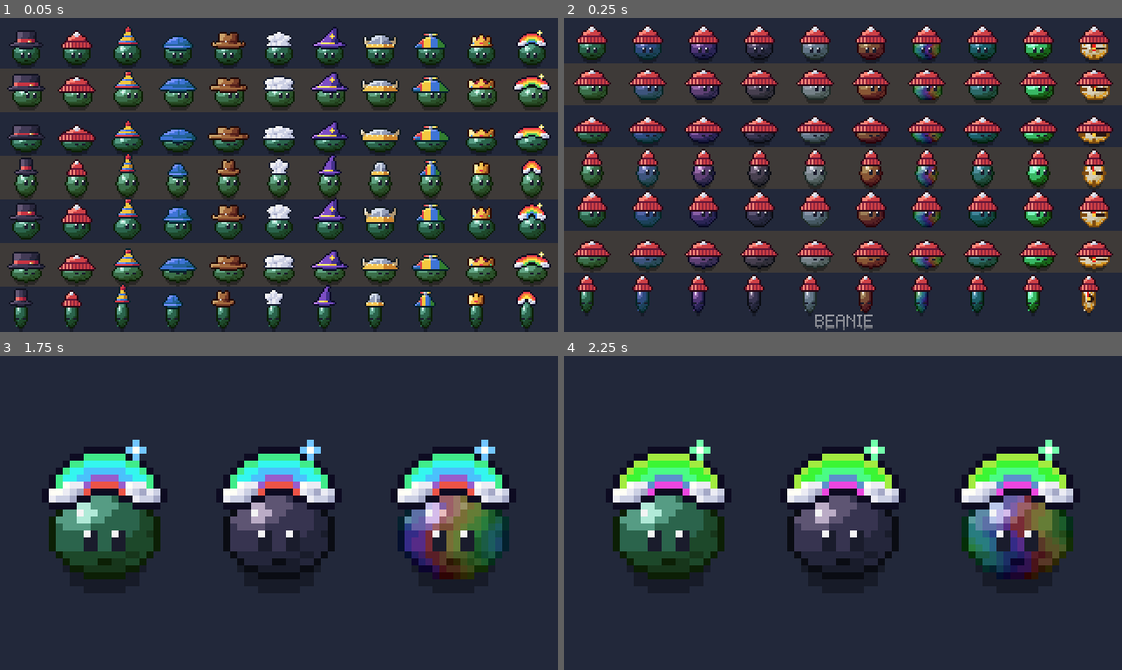
Above: before the commit, frames 1-4 (two rows, left to right).
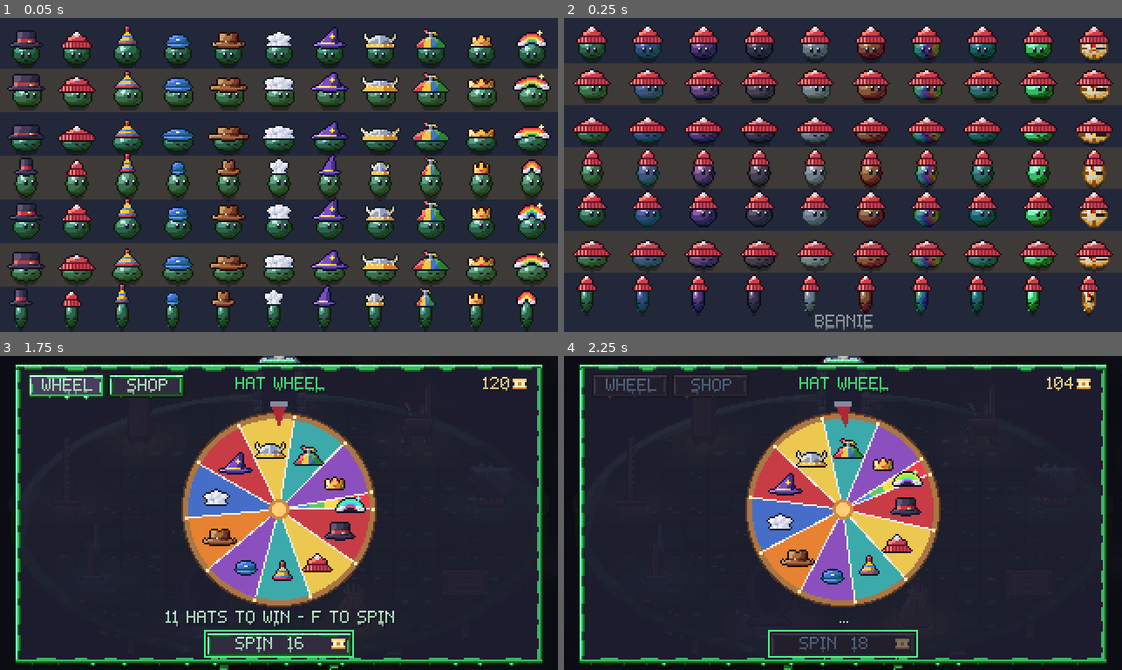
Above: after the commit, the same moments.

Repository: AveryBlue-GD/slime-time
Game: Godot game, scene res://tests/demo_hat_audit.tscn
Two runs of this game, one before a commit and one after it. Both use one fixed random seed, a clock stepped at 60 frames per second and the inputs below. This scene is started directly instead of the project's main scene.
Inputs (mouse positions are in pixels of both pictures, inside the frame that each line leads up to):
- Up to frame 1 (0.05 s): no input
- Up to frame 2 (0.25 s): no input
- Up to frame 3 (1.75 s): tap Enter (ui_accept) at 0.5 s; move the mouse to (401, 497) at 0.52 s; hold D (move_right) 0.53-1.25 s; tap F (interact) at 0.6 s; click (401, 497) at 0.67 s; tap Space (jump) at 0.77, 1.07 s; drag from (167, 528) to (251, 575) at 1.27 s
- Up to frame 4 (2.25 s): move the mouse to (898, 443) at 2.02 s; hold D (move_right) from 2.03 s (still down); tap 0 at 2.1 s

The runs differ from the first frame. In frame 1, 2.6% of the frame differs, in the area x 10-88%, y 2-93%; in frame 2, 0.7%; in frame 3, 47%, in the area x 0-100%, y 0-100%; in frame 4, 45%.

Commit message:
Hats live release check: horns, propeller, cap, flowing wheel hat, try-on slimes
Viking horns are crescents at every width (no brackets at WIDE, small ones when squeezed),
centered 2 px crest/stems/tips, propeller cap wedge panels and a mid-turn propeller, a shallower
baseball cap with a visor and badge, three-pronged squeezed crown; stretched heads no longer get
hats that bob in the diagonal glides (eye lifts 113 -> 64 hat-frames, max 2 px). The wheel draws
the rainbow hat flowing (Hats.flow_texture); try-on slimes show a won hat and the TAILOR's hat.
Audit pages squeezed + ui_*, before/after shots, docs/hats-audit.md live release check.

Co-Authored-By: Claude Opus 5.5 <noreply@anthropic.com>

Diff:
--- a/scripts/hats.gd
+++ b/scripts/hats.gd
@@ -31,6 +31,10 @@
 const MAX_LIFT := 3
 static var _lifts := {}
 static var _image: Image
+## The flowing hat's hue turn, as in assets/shaders/rainbow_hat.gdshader (its speed and steps).
+const FLOW_SPEED := 0.35
+const FLOW_STEPS := 12
+static var _flow_frames := {}
 
 const LIST := [
 	{id = "tophat", name = "TOP HAT", column = 0},
@@ -81,6 +85,34 @@
 	var mat := ShaderMaterial.new()
 	mat.shader = preload("res://assets/shaders/rainbow_hat.gdshader")
 	return mat
+
+
+## Which of the FLOW_STEPS hue turns the flowing hat shows now (the shader's, from the clock).
+static func flow_step() -> int:
+	return int(floor(Time.get_ticks_msec() / 1000.0 * FLOW_SPEED * FLOW_STEPS)) % FLOW_STEPS
+
+
+## Hat `id` at `width`, its colors turned `step` hue steps like rainbow_hat.gdshader does (every
+## colorful pixel; whites, greys and the outline as drawn): for places that draw a hat without its
+## shader (the hat wheel's wedges). Made once per frame and step.
+static func flow_texture(id: String, width: int, step: int) -> Texture2D:
+	var key := "%s:%d:%d" % [id, width, step]
+	if _flow_frames.has(key):
+		return _flow_frames[key]
+	if _image == null:
+		_image = preload("res://assets/sprites/hats.png").get_image()
+		if _image.is_compressed():
+			_image.decompress()
+	var frame := _image.get_region(Rect2i(region(id, width)))
+	frame.convert(Image.FORMAT_RGBA8)
+	for y in frame.get_height():
+		for x in frame.get_width():
+			var c := frame.get_pixel(x, y)
+			if c.a > 0.0 and c.s > 0.4 and c.v > 0.3:
+				frame.set_pixel(x, y, Color.from_hsv(fposmod(c.h - float(step) / FLOW_STEPS, 1.0), c.s, c.v, c.a))
+	var texture := ImageTexture.create_from_image(frame)
+	_flow_frames[key] = texture
+	return texture
 
 
 static func get_hat(id: String) -> Dictionary:
--- a/scripts/ui/hat_wheel.gd
+++ b/scripts/ui/hat_wheel.gd
@@ -47,6 +47,9 @@
 const GRID_TOP := 46
 const GRID_STEP := 15
 const SECTIONS := ["hats", "trails", "papers"]
+## Where the try-on slimes stand (centers): either side of the wheel at 2x after a win, or of the
+## text under the shop grid at 1x (clear of the grid's last row, whatever hat).
+const TRY_ON := {"wheel": [Vector2(56, 92), Vector2(264, 92)], "shop": [Vector2(30, 154), Vector2(290, 154)]}
 
 ## The hats on the wheel right now (the ones not won yet), in wheel order.
 var hats: Array[String] = []:
@@ -89,6 +92,12 @@
 ## goo in the worn skin through the trail shader, or a scrap of map on that paper).
 var preview: TextureRect
 var _preview_floor: ColorRect
+## Two slimes in your skin wearing a hat, either side of the text at the bottom: the hat you just won
+## (WHEEL), or the TAILOR's hat you're looking at (SHOP). `_try_on_id` = "tab:hat" they're dressed for.
+var _try_on_root: Node2D
+var _try_on_id := ""
+## The hue step the flowing (rainbow) hat on the wheel was last drawn at (Hats.flow_step).
+var _flow_step := -1
 ## The buy confirm: BUY <NAME>? <price> [ticket], BUY / BACK.
 var confirm: Panel
 var confirm_label: Label
@@ -152,6 +161,8 @@
 	shop_page.add_child(preview)
 	status = _label("", UIKit.TEXT, 141, shop_page)
 	status_line = _label("", UIKit.TEXT_DIM, 153, shop_page)
+	_try_on_root = Node2D.new()  # (under the confirm and its dim sheet)
+	add_child(_try_on_root)
 	_build_confirm()
 	show_tab("wheel", false)
 
@@ -248,6 +259,7 @@
 	_spin_key = spin_key
 	if opening:
 		_won = ""
+		_try_on_id = ""  # (the skin may have changed since: dress new ones)
 		close_confirm()
 		show_tab("shop" if Progress.hats_left().is_empty() else "wheel")
 	elif tab == "shop":
@@ -276,6 +288,7 @@
 		result.text = "NEED %d TICKETS TO SPIN" % cost
 	else:
 		result.text = "%d HAT%s TO WIN - %s TO SPIN" % [hats.size(), "" if hats.size() == 1 else "S", _spin_key]
+	_show_try_on(_won if not spinning else "")  # the hat you just won, on you
 	spin_button.disabled = not can
 	if Progress.hats_left().is_empty():
 		spin_button.text = "SPIN"
@@ -358,6 +371,8 @@
 func _process(delta: float) -> void:
 	_kick = maxf(_kick - delta * 6.0, 0.0)
 	if not spinning:
+		if tab == "wheel" and is_visible_in_tree() and Hats.flow_step() != _flow_step:
+			queue_redraw()  # the rainbow hat's colors flow on (Hats.flow_texture)
 		return
 	_t = minf(_t + delta / SPIN_TIME, 1.0)
 	var eased := 1.0 - pow(1.0 - _t, 3.0)  # fast at first, slowing to a stop
@@ -399,6 +414,7 @@
 		shop_tiles[ids[i]] = tile
 	balance.text = str(Progress.tickets)
 	if ids.is_empty():
+		_show_try_on("")
 		status.text = "EVERY HAT IS YOURS"
 		status_line.text = "WEAR THEM IN THE WARDROBE"
 	else:
@@ -464,6 +480,7 @@
 ## its picture (trails and papers).
 func _describe(id: String) -> void:
 	_show_preview(id)
+	_show_try_on(id if _is_hat(id) else "")
 	if _is_hat(id):
 		status.text = Hats.display_name(id) + " - FROM THE TAILOR"
 		if not Progress.tailor_open():
@@ -505,6 +522,26 @@
 	preview.position = (Vector2(CENTER.x, 112) - preview.size / 2.0).round()
 	_preview_floor.position = preview.position - Vector2(4, 4)  # a bit of dark floor round it
 	_preview_floor.size = preview.size + Vector2(8, 8)
+
+
+## Puts hat `id` on the two try-on slimes (in the skin you wear now), or hides them ("").
+func _show_try_on(id: String) -> void:
+	_try_on_root.visible = id != ""
+	var key := tab + ":" + id
+	if key == _try_on_id or id == "":
+		return
+	_try_on_id = key
+	for child in _try_on_root.get_children():
+		child.queue_free()
+	var scale := 2 if tab == "wheel" else 1
+	for at: Vector2 in TRY_ON[tab]:
+		var slime := UIKit.make_slime_preview(Progress.skin_color(), scale, Progress.is_rainbow(), null, Progress.is_stopwatch())
+		slime.position = at
+		_try_on_root.add_child(slime)
+		var hat := Hat.new()
+		hat.scale = slime.scale
+		_try_on_root.add_child(hat)
+		hat.setup(id, slime)
 
 
 ## A scrap of map on paper `paper`: a little maze corner (floor cells, wall lines, a red route, a coin).
@@ -633,6 +670,7 @@
 		draw_line(CENTER, CENTER + Vector2(cos(a), sin(a)) * RADIUS, DIVIDER, 1.0)
 		var peg := (CENTER + Vector2(cos(a), sin(a)) * (RADIUS + 1.5)).round()
 		draw_rect(Rect2(peg - Vector2(1, 1), Vector2(2, 2)), PEG)
+	_flow_step = Hats.flow_step()
 	draw_circle(CENTER, 6.0, Color8(209, 136, 58))
 	draw_circle(CENTER, 4.0, Color8(255, 205, 117))
 	var atlas: Texture2D = preload("res://assets/sprites/hats.png")
@@ -641,8 +679,12 @@
 		# Out toward the rim in a thin wedge, where it has the most room.
 		var reach := 0.7 if sizes[i] > 0.4 else 0.8
 		var at := (CENTER + Vector2(cos(a), sin(a)) * RADIUS * reach).round()
-		# The loose version (its own shape, inside showing; narrow, so neighbors don't touch).
-		draw_texture_rect_region(atlas, Rect2(at - Vector2(Hats.FRAME) / 2.0, Vector2(Hats.FRAME)), Hats.region(hats[i], Hats.Width.LOOSE))
+		# The loose version (its own shape, inside showing; narrow, so neighbors don't touch). The
+		# rainbow hat flows like it does on a slime (its shader can't go on one draw call).
+		if Hats.get_hat(hats[i]).get("flows", false):
+			draw_texture(Hats.flow_texture(hats[i], Hats.Width.LOOSE, _flow_step), at - Vector2(Hats.FRAME) / 2.0)
+		else:
+			draw_texture_rect_region(atlas, Rect2(at - Vector2(Hats.FRAME) / 2.0, Vector2(Hats.FRAME)), Hats.region(hats[i], Hats.Width.LOOSE))
 	# The flapper at the top, kicked aside as it ticks past each wedge.
 	var tip := Vector2(CENTER.x + roundf(_kick * 2.0), CENTER.y - RADIUS + 6.0)
 	var base_y := CENTER.y - RADIUS - 7.0
--- a/tests/demo_hat_audit.gd
+++ b/tests/demo_hat_audit.gd
@@ -5,7 +5,10 @@
 ## Pages: `lineup` (every hat x 7 poses, lime), `skins_<hat>` (10 skins x 7 poses),
 ## `frames_<hat>` (every frame of idle/glide/charge/launch/air/land/splat/celebrate/recover, lime),
 ## `big` (2x, as on the title and skins screens), `rainbow_<n>` (the rainbow hat's flow over time),
-## `wheel` (the hats as the hat wheel draws them: narrow, 1x, over its wedge colors).
+## `wheel` (the hats as the hat wheel draws them: narrow, 1x, over its wedge colors),
+## `squeezed` (every hat on the splat frames, 2x), and the real screens players see them on:
+## `ui_wheel` (the hub's prize wheel), `ui_won` (just after a spin lands), `ui_shop` (the SHOP's
+## HATS section: the TAILOR), `ui_wardrobe` (the wardrobe's HATS page), `ui_hub` (the hub slime).
 ## ./tools/godot.sh --path . res://tests/demo_hat_audit.tscn -- --unlock-all --out=/abs/dir [--only=lineup,...]
 ## then: python3 -I tools/upscale_png.py OUT/lineup.png OUT/lineup_x4.png 4
 
@@ -57,6 +60,12 @@
 		await _page("frames_" + id, _frames_page.bind(id))
 	await _page("big", _big)
 	await _page("wheel", _wheel)
+	await _page("squeezed", _squeezed)
+	await _ui_page("ui_wheel", _ui_wheel, 30)
+	await _ui_page("ui_won", _ui_won, 4)
+	await _ui_page("ui_shop", _ui_shop, 30)
+	await _ui_page("ui_wardrobe", _ui_wardrobe, 30)
+	await _ui_page("ui_hub", _ui_hub, 30)
 	if _only.is_empty() or "rainbow" in _only:
 		_clear()
 		_rainbow()
@@ -72,6 +81,22 @@
 	_clear()
 	build.call()
 	await _settle(4)
+	_save(page_name)
+
+
+## A page built from a real screen, saved after `frames` frames (spins, tweens and fades settle).
+func _ui_page(page_name: String, build: Callable, frames: int) -> void:
+	if not _only.is_empty() and not page_name in _only and not "ui" in _only:
+		return
+	_clear()
+	Progress.hats_owned.clear()
+	Progress.selected_hat = "viking"
+	Progress.spins = 3
+	Progress.dev_tools = false  # a real player's wheel and prices (nothing is saved: a test run)
+	Progress.tickets = 120
+	seed(7)
+	await build.call()
+	await _settle(frames)
 	_save(page_name)
 
 
@@ -196,6 +221,60 @@
 			add_child(s)
 
 
+func _squeezed() -> void:
+	_rect(Vector2.ZERO, Vector2(320, 180), BG)
+	var ids := Hats.ids()
+	var cells := [["splat_e", 0], ["splat_e", 1], ["splat_e", 2], ["splat_w", 2]]
+	for k in cells.size():
+		if k % 2:
+			_rect(Vector2(0, 2 + k * 44), Vector2(320, 44), BG_ALT)
+		for i in ids.size():
+			_slime(Vector2(15 + i * 29, 26 + k * 44), ids[i], cells[k][0], cells[k][1], [], 2)
+
+
+func _hub() -> Node:
+	var hub: Node = load("res://scenes/hub.tscn").instantiate()
+	add_child(hub)
+	return hub
+
+
+func _ui_wheel() -> void:
+	var hub := _hub()
+	hub.open_hat_wheel.call_deferred()
+
+
+func _ui_won() -> void:
+	var hub := _hub()
+	await get_tree().process_frame
+	hub.open_hat_wheel()
+	hub.hat_wheel.spin()
+	await hub.hat_wheel.landed
+	await get_tree().create_timer(0.6).timeout
+
+
+func _ui_shop() -> void:
+	var hub := _hub()
+	await get_tree().process_frame
+	hub.open_hat_wheel()
+	hub.hat_wheel.show_tab("shop")
+	hub.hat_wheel.show_section("hats")
+
+
+func _ui_wardrobe() -> void:
+	for id in Hats.ids():
+		if id != "crown":
+			Progress.hats_owned.append(id)
+	var layer := CanvasLayer.new()  # (so the screen fills the window, as it does in the game)
+	add_child(layer)
+	var screen: Control = load("res://scenes/skins.tscn").instantiate()
+	layer.add_child(screen)
+	screen.show_page.call_deferred("hats")
+
+
+func _ui_hub() -> void:
+	_hub()
+
+
 func _rainbow() -> void:
 	_rect(Vector2.ZERO, Vector2(320, 180), BG)
 	_slime(Vector2(60, 100), "rainbow", "idle", 1, _skins()[0], 4)
Binary file changed: assets/sprites/hats.png
Binary file added: docs/polish-shots/hats2_after_big.png
Binary file added: docs/polish-shots/hats2_after_hub.png
Binary file added: docs/polish-shots/hats2_after_ingame_trails.png
Binary file added: docs/polish-shots/hats2_after_lineup.png
Binary file added: docs/polish-shots/hats2_after_shop.png
Binary file added: docs/polish-shots/hats2_after_squeezed.png
Binary file added: docs/polish-shots/hats2_after_wardrobe.png
Binary file added: docs/polish-shots/hats2_after_wheel_won.png
Binary file added: docs/polish-shots/hats2_before_big.png
Binary file added: docs/polish-shots/hats2_before_hub.png
Binary file added: docs/polish-shots/hats2_before_ingame_trails.png
(and 7 more such lines)
